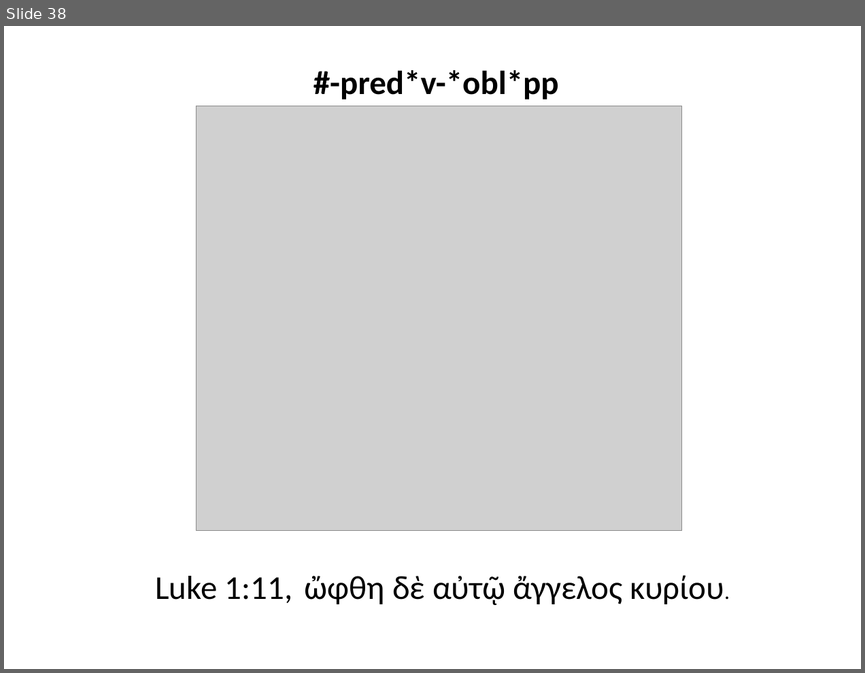
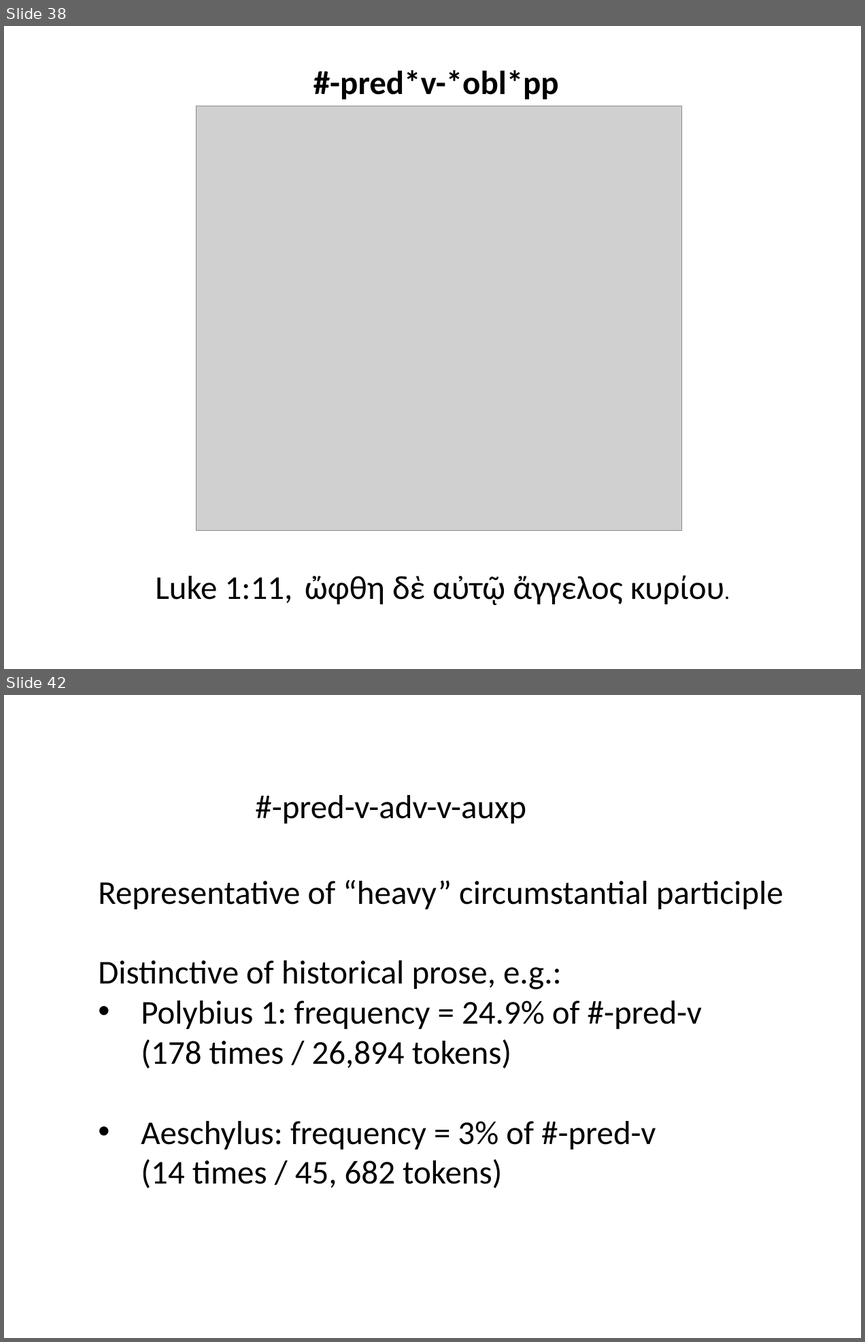
Before and after one commit to rgorman/author_attribution, a slide deck: SBL_talk/sbl_presentation.pptx. Shown one above the other, each under a label of ours: slide 38 before the commit, slides 38 and 42 after it; the slides between them are not shown. The pictures are 865x673 and 865x1342 pixels, drawn with LibreOffice and Linux fonts; fonts in the diff are those of the drawing; grey boxes stand for pictures. Boxes give left, top, right and bottom in pixels: in the first picture for what was removed or moved away, otherwise in the second. Text is boxed around its words. In the diff, an @@ line names an element or a change of style, - is before the commit and + after.

```diff
--- a/SBL_talk/sbl_presentation.pptx
+++ b/SBL_talk/sbl_presentation.pptx
@@ slide 42 added at box(4, 695, 861, 1338), background #FFFFFF @@
@@ text added at box(255, 795, 526, 824), 28 pt, text #000000 @@
+#-pred-v-adv-v-auxp
@@ text added at box(98, 880, 783, 1188), 28 pt, text #000000 @@
+Representative of “heavy” circumstantial participle
+Distinctive of historical prose, e.g.:
+• Polybius 1: frequency = 24.9% of #-pred-v
+  (178 times / 26,894 tokens)
+• Aeschylus: frequency = 3% of #-pred-v
+  (14 times / 45, 682 tokens)
```
Also in this commit, not shown: 4 other slides added, 1 other file.
